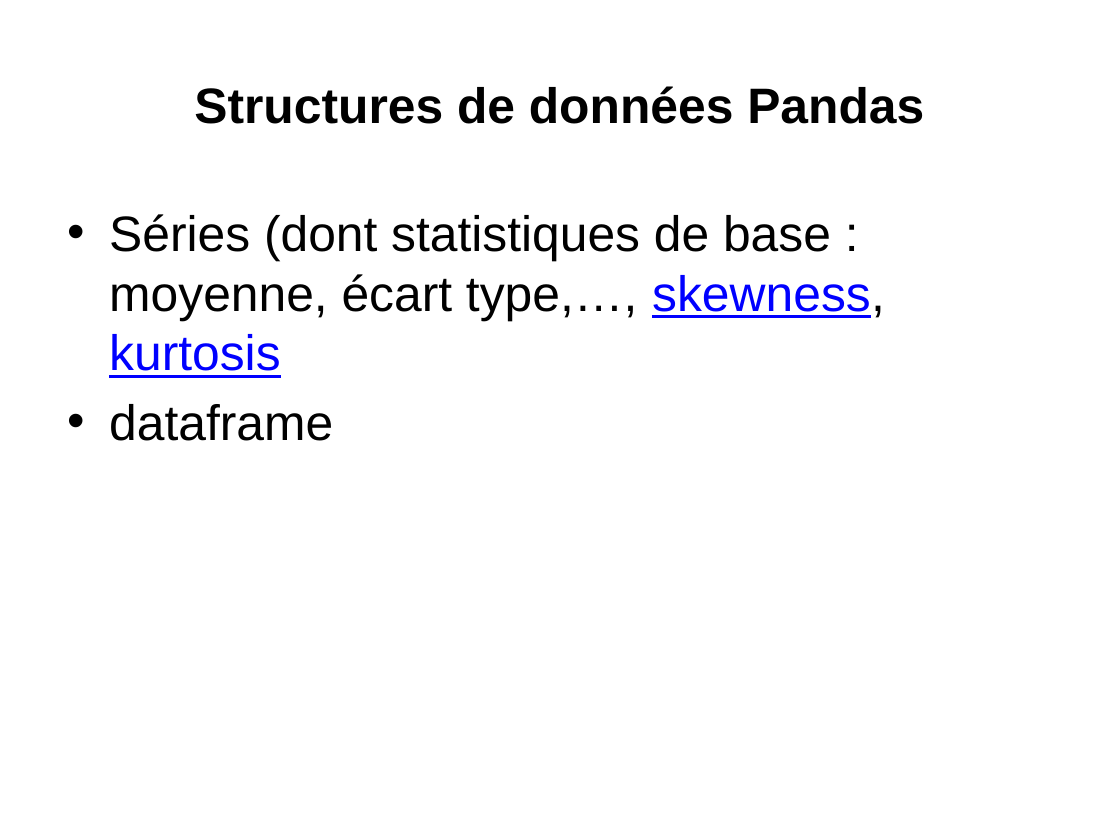
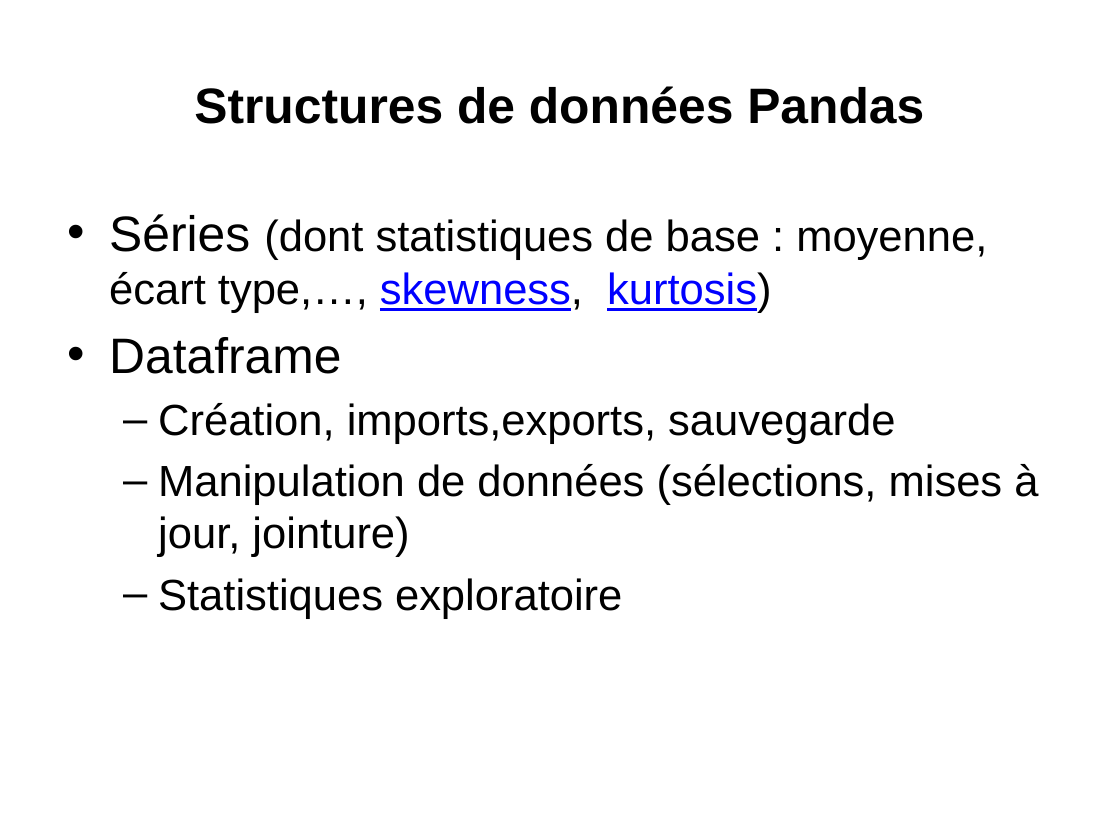
Before and after one commit to loicmidy/formation-python, a slide deck: slide 21 of formation python.pptx. Drawn at 1120x840 pixels with LibreOffice and Linux fonts; fonts in the diff are those of the drawing. Boxes give left, top, right and bottom in pixels: in the first picture for what was removed or moved away, otherwise in the second. Text is boxed around its words. In the diff, an @@ line names an element or a change of style, - is before the commit and + after.

```diff
--- a/formation python.pptx
+++ b/formation python.pptx
@@ text at <box>109,214,1038,619</box>: text changed; size 32 to 28 pt @@
-• Séries (dont statistiques de base : moyenne, écart type,…, skewness, kurtosis
-• dataframe
+• Séries (dont statistiques de base : moyenne, écart type,…, skewness, kurtosis)
+• Dataframe
+  – Création, imports,exports, sauvegarde
+  – Manipulation de données (sélections, mises à jour, jointure)
+  – Statistiques exploratoire
```
Also in this commit, not shown: 1 other slide changed, 19 other files.
